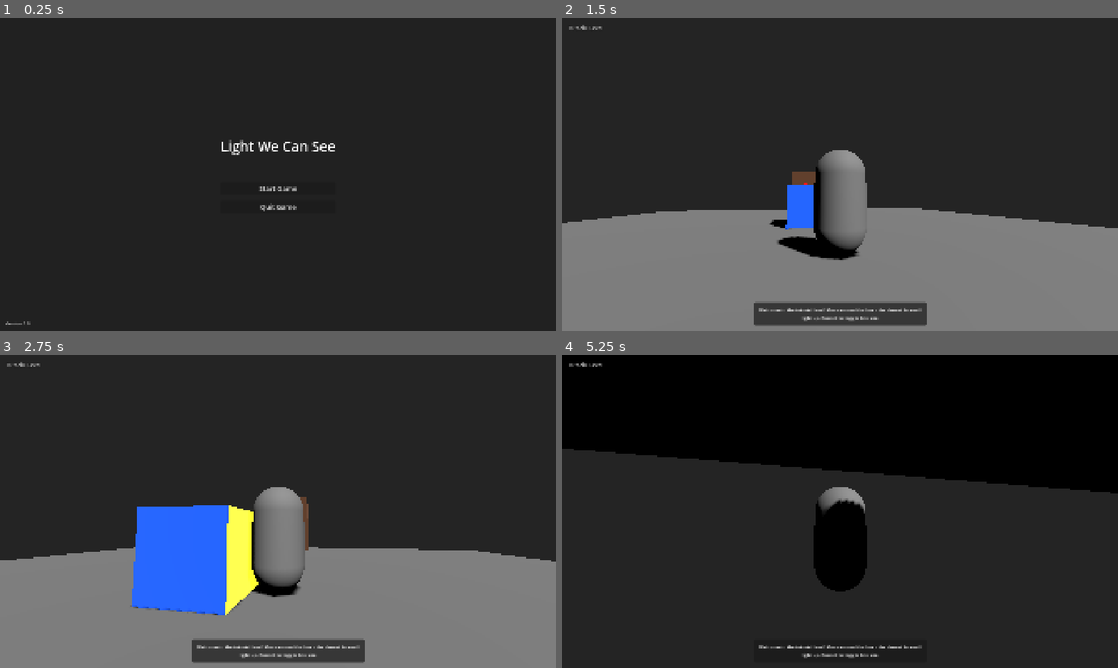
Above: before the commit, frames 1-4 (two rows, left to right).
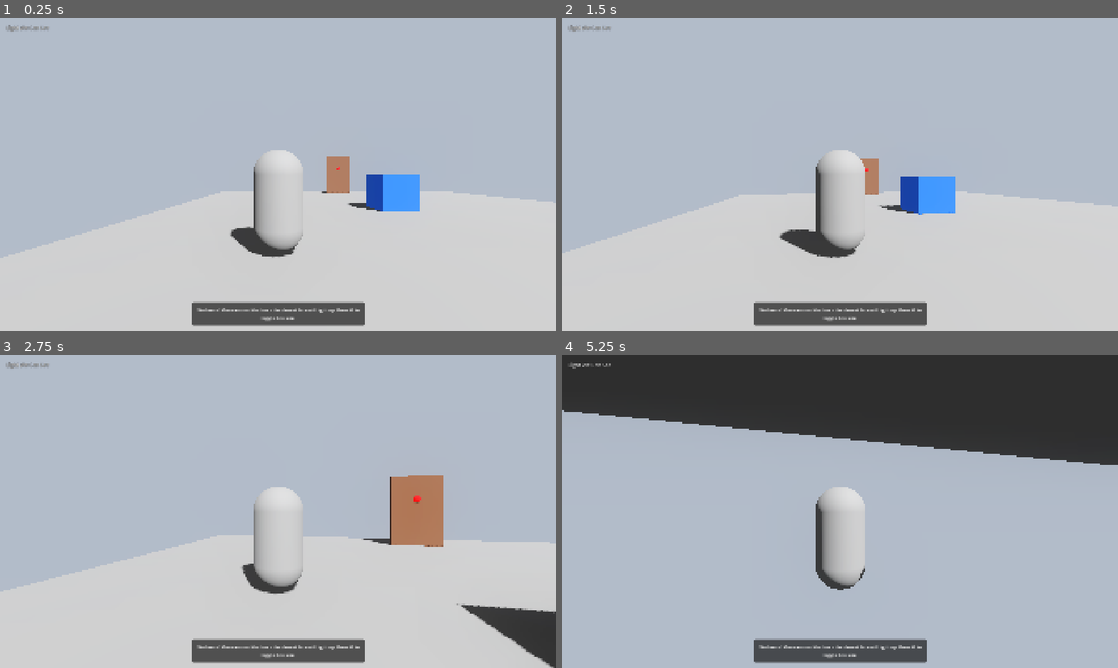
Above: after the commit, the same moments.

Repository: JacobSchantz/LightWeCanSee
Game: Godot game, scene res://scenes/tutorial_level.tscn
Two runs of this game, one before a commit and one after it. Both use one fixed random seed, a clock stepped at 60 frames per second and the inputs below. Before the commit the project starts from res://scenes/main_menu.tscn.
Inputs (mouse positions are in pixels of both pictures, inside the frame that each line leads up to):
- Up to frame 1 (0.25 s): no input
- Up to frame 2 (1.5 s): click (840, 187) at 0.5 s, where only the run before the commit has a clickable "Start Game"; tap G (extend_box) at 1.25, 1.35 s; move the mouse to (867, 174) at 1.27 s; hold Up (ui_up) from 1.28 s (still down); click (867, 174) at 1.42 s
- Up to frame 3 (2.75 s): keep holding Up (ui_up); tap Enter (ui_accept) at 1.52, 2.27 s; tap G (extend_box) at 2, 2.1 s; move the mouse to (250, 511) at 2.02 s; click (250, 511) at 2.17 s
- Up to frame 4 (5.25 s): tap G (extend_box) at 2.75, 2.85, 3.5, 3.6, 4.25, 4.35 s; move the mouse to (851, 505) at 2.77 s; click (851, 505) at 2.92 s; move the mouse to (834, 517) at 3.52 s; click (834, 517) at 3.67 s; tap Enter (ui_accept) at 3.77, 4.52 s; move the mouse to (878, 514) at 4.27 s; click (878, 514) at 4.42 s; tap Escape (ui_cancel) at 4.9 s; release Up (ui_up) at 5 s; click "Resume" at 5 s

The runs differ from the first frame. In frame 1, 100% of the frame differs, in the area x 0-100%, y 0-100%; in frame 2, 100%; in frame 3, 100%; in frame 4, 100%.

Commit message:
created gitignore

Diff:
--- a/project.godot
+++ b/project.godot
@@ -11,7 +11,7 @@
 [application]
 
 config/name="LightWeCanSee"
-run/main_scene="res://scenes/main_menu.tscn"
+run/main_scene="res://scenes/tutorial_level.tscn"
 config/features=PackedStringArray("4.4")
 config/icon="res://icon.svg"
 
--- a/scenes/main_menu.tscn
+++ /dev/null
@@ -1,65 +0,0 @@
-[gd_scene load_steps=2 format=3 uid="uid://bh4kk3qvvk8p7"]
-
-[ext_resource type="Script" uid="uid://dm6uupgvssnev" path="res://scripts/main_menu.gd" id="1_2y6kv"]
-
-[node name="MainMenu" type="Control"]
-layout_mode = 3
-anchors_preset = 15
-anchor_right = 1.0
-anchor_bottom = 1.0
-grow_horizontal = 2
-grow_vertical = 2
-script = ExtResource("1_2y6kv")
-
-[node name="Background" type="ColorRect" parent="."]
-layout_mode = 1
-anchors_preset = 15
-anchor_right = 1.0
-anchor_bottom = 1.0
-grow_horizontal = 2
-grow_vertical = 2
-color = Color(0.129412, 0.129412, 0.129412, 1)
-
-[node name="CenterContainer" type="CenterContainer" parent="."]
-layout_mode = 1
-anchors_preset = 15
-anchor_right = 1.0
-anchor_bottom = 1.0
-grow_horizontal = 2
-grow_vertical = 2
-
-[node name="VBoxContainer" type="VBoxContainer" parent="CenterContainer"]
-layout_mode = 2
-theme_override_constants/separation = 20
-
-[node name="TitleLabel" type="Label" parent="CenterContainer/VBoxContainer"]
-layout_mode = 2
-theme_override_font_sizes/font_size = 48
-text = "Light We Can See"
-horizontal_alignment = 1
-
-[node name="Spacer" type="Control" parent="CenterContainer/VBoxContainer"]
-custom_minimum_size = Vector2(0, 50)
-layout_mode = 2
-
-[node name="StartButton" type="Button" parent="CenterContainer/VBoxContainer"]
-layout_mode = 2
-theme_override_font_sizes/font_size = 24
-text = "Start Game"
-
-[node name="QuitButton" type="Button" parent="CenterContainer/VBoxContainer"]
-layout_mode = 2
-theme_override_font_sizes/font_size = 24
-text = "Quit Game"
-
-[node name="VersionLabel" type="Label" parent="."]
-layout_mode = 1
-anchors_preset = 2
-anchor_top = 1.0
-anchor_bottom = 1.0
-offset_left = 16.0
-offset_top = -40.0
-offset_right = 116.0
-offset_bottom = -16.0
-grow_vertical = 0
-text = "Version 1.0"
--- a/scenes/pause_menu.tscn
+++ b/scenes/pause_menu.tscn
@@ -53,7 +53,7 @@
 theme_override_font_sizes/font_size = 22
 text = "Restart Level"
 
-[node name="MainMenuButton" type="Button" parent="CenterContainer/VBoxContainer"]
+[node name="QuitButton" type="Button" parent="CenterContainer/VBoxContainer"]
 layout_mode = 2
 theme_override_font_sizes/font_size = 22
-text = "Main Menu"
+text = "Quit Game"
--- a/scenes/tutorial_level.tscn
+++ b/scenes/tutorial_level.tscn
@@ -1,8 +1,10 @@
-[gd_scene load_steps=19 format=3 uid="uid://cxgvg1ym7kxjb"]
+[gd_scene load_steps=20 format=3 uid="uid://cxgvg1ym7kxjb"]
 
 [ext_resource type="Script" uid="uid://d3qo4n6rujsgi" path="res://scripts/tutorial_level.gd" id="1_tnuqv"]
 [ext_resource type="PackedScene" uid="uid://c34abxc4q2lp0" path="res://scenes/door.tscn" id="2_e7fmg"]
 [ext_resource type="Script" path="res://scripts/interactive_box.gd" id="3_box"]
+[ext_resource type="PackedScene" path="res://scenes/pause_menu.tscn" id="4_pause"]
+[ext_resource type="PackedScene" path="res://scenes/player.tscn" id="5_player"]
 
 [sub_resource type="BoxMesh" id="BoxMesh_u7i66"]
 size = Vector3(20, 0.5, 20)
@@ -71,9 +73,33 @@
 outline_size = 2
 outline_color = Color(0, 0, 0, 1)
 
+[sub_resource type="Environment" id="Environment_8xjk2"]
+background_mode = 1
+background_color = Color(0.2, 0.2, 0.2, 1)
+ambient_light_source = 2
+ambient_light_color = Color(0.3, 0.3, 0.3, 1)
+tonemap_mode = 2
+ssao_enabled = false
+glow_enabled = true
+glow_intensity = 0.5
+glow_bloom = 0.2
+fog_enabled = true
+fog_light_color = Color(0.517647, 0.552941, 0.607843, 1)
+fog_density = 0.001
+volumetric_fog_density = 0.01
+
 [node name="TutorialLevel" type="Node3D"]
 script = ExtResource("1_tnuqv")
 
+[node name="DirectionalLight3D" type="DirectionalLight3D" parent="."]
+transform = Transform3D(0.866025, -0.353553, 0.353553, 0, 0.707107, 0.707107, -0.5, -0.612372, 0.612372, 0, 10, 0)
+shadow_enabled = true
+shadow_bias = 0.05
+directional_shadow_max_distance = 50.0
+
+[node name="WorldEnvironment" type="WorldEnvironment" parent="."]
+environment = SubResource("Environment_8xjk2")
+
 [node name="Environment" type="Node3D" parent="."]
 
 [node name="Floor" type="StaticBody3D" parent="Environment"]
@@ -125,6 +151,9 @@
 
 [node name="Door" parent="." instance=ExtResource("2_e7fmg")]
 transform = Transform3D(1, 0, 0, 0, 1, 0, 0, 0, 1, 0, 0, -8)
+
+[node name="Player" parent="." instance=ExtResource("5_player")]
+transform = Transform3D(1, 0, 0, 0, 1, 0, 0, 0, 1, -5, 1, 5)
 
 [node name="PhysicsObjects" type="Node3D" parent="."]
 
@@ -206,3 +235,7 @@
 offset_bottom = 60.0
 text = "Tutorial Level"
 label_settings = SubResource("LabelSettings_prog")
+
+[node name="PauseMenu" parent="." instance=ExtResource("4_pause")]
+process_mode = 2
+visible = false
--- a/scripts/main.gd
+++ b/scripts/main.gd
@@ -43,15 +43,6 @@
 	# Get the current scene and reload it
 	get_tree().reload_current_scene()
 
-# Handle main menu button
-func _on_main_menu_button_pressed():
-	# Unpause before changing scenes
-	get_tree().paused = false
-
-	# Switch back to main menu scene
-	# Note: Adjust the actual main menu scene path as needed
-	get_tree().change_scene_to_file("res://scenes/main_menu.tscn")
-
 # Handle quit button
 func _on_quit_button_pressed():
 	get_tree().quit()
--- a/scripts/main_menu.gd
+++ /dev/null
@@ -1,19 +0,0 @@
-extends Control
-
-func _ready():
-	# Connect all button signals
-	$CenterContainer/VBoxContainer/StartButton.pressed.connect(_on_start_button_pressed)
-	$CenterContainer/VBoxContainer/QuitButton.pressed.connect(_on_quit_button_pressed)
-
-	# Make sure mouse is visible in menu
-	Input.mouse_mode = Input.MOUSE_MODE_VISIBLE
-
-# Start the game by loading level 1
-func _on_start_button_pressed():
-	get_tree().change_scene_to_file("res://scenes/level_manager.tscn")
-
-
-
-# Quit the game
-func _on_quit_button_pressed():
-	get_tree().quit()
--- a/scripts/pause_menu.gd
+++ b/scripts/pause_menu.gd
@@ -6,7 +6,7 @@
 	# Connect button signals directly to our local functions
 	$CenterContainer/VBoxContainer/ResumeButton.pressed.connect(_on_resume_button_pressed)
 	$CenterContainer/VBoxContainer/RestartButton.pressed.connect(_on_restart_button_pressed)
-	$CenterContainer/VBoxContainer/MainMenuButton.pressed.connect(_on_main_menu_button_pressed)
+	$CenterContainer/VBoxContainer/QuitButton.pressed.connect(_on_quit_button_pressed)
 
 	# Initial state: hidden
 	visible = false
@@ -26,45 +26,27 @@
 	get_tree().paused = false
 	visible = false
 
-	# Get the level manager
-	var level_manager = get_parent()
-	if level_manager and level_manager.has_method("load_level"):
-		var current_level = level_manager.current_level
-		level_manager.load_level(current_level)
+	# Reload the current scene
+	get_tree().reload_current_scene()
+
+# Called when quit button is pressed
+func _on_quit_button_pressed():
+	print("Quit button pressed")
+	# Quit the game
+	get_tree().quit()
+
+# Toggle pause state
+func toggle_pause():
+	var tree = get_tree()
+	tree.paused = !tree.paused
+	visible = tree.paused
+
+	if visible:
+		Input.mouse_mode = Input.MOUSE_MODE_VISIBLE
 	else:
-		print("Could not find level manager or load_level method")
+		Input.mouse_mode = Input.MOUSE_MODE_CAPTURED
 
-# Called when main menu button is pressed
-func _on_main_menu_button_pressed():
-	print("Main menu button pressed")
-	# Unpause the game
-	get_tree().paused = false
-	visible = false
-
-	# Try to load the main menu scene
-	if ResourceLoader.exists("res://scenes/main_menu.tscn"):
-		get_tree().change_scene_to_file("res://scenes/main_menu.tscn")
-	else:
-		# Fallback: just restart the first level
-		var level_manager = get_parent()
-		if level_manager and level_manager.has_method("load_level"):
-			level_manager.load_level(0)
-		else:
-			print("Could not find level manager or load_level method")
-
-# Input handling for ESC key
+# Process input to toggle pause with ESC key
 func _input(event):
 	if event.is_action_pressed("ui_cancel"):
 		toggle_pause()
-
-# Toggle pause state
-func toggle_pause():
-	var new_paused_state = !get_tree().paused
-	get_tree().paused = new_paused_state
-	visible = new_paused_state
-
-	# Toggle mouse mode based on pause state
-	if new_paused_state:
-		Input.mouse_mode = Input.MOUSE_MODE_VISIBLE
-	else:
-		Input.mouse_mode = Input.MOUSE_MODE_CAPTURED
--- a/scripts/tutorial_level.gd
+++ b/scripts/tutorial_level.gd
@@ -29,132 +29,38 @@
 func _ready():
 	super._ready()
 
-	# Add this level to the "level" group for face areas to find it
+	# Add this level to the "level" group for box interactions
 	add_to_group("level")
 
-	# Add the blue box to the extendable_box group
-	blue_box.add_to_group("extendable_box")
+	# Initialize UI
+	update_instruction("Welcome! Move around the box - the closest face will light up. Press G to toggle box size.")
+	update_progress("Light We Can See")
 
-	# Set level properties
-	level_name = "Tutorial"
-	level_description = "Tutorial Level"
+	# Set up mouse capture for first-person control
+	Input.mouse_mode = Input.MOUSE_MODE_CAPTURED
 
-	# Initialize UI
-	update_instruction("Welcome to the tutorial level! Move around the box - the closest face will light up. Press G to toggle box size.")
-	update_progress("Tutorial Level")
+	# Find the player
+	await get_tree().process_frame
+	player = get_tree().get_nodes_in_group("player")[0]
 
-	# Initialize faces array with face nodes and their directions
-	faces = [
-		{"node": red_face, "direction": Vector3(0, 0, 1), "name": "Red Face", "world_pos": Vector3()},
-		{"node": green_face, "direction": Vector3(-1, 0, 0), "name": "Green Face", "world_pos": Vector3()},
-		{"node": yellow_face, "direction": Vector3(1, 0, 0), "name": "Yellow Face", "world_pos": Vector3()},
-		{"node": purple_face, "direction": Vector3(0, 0, -1), "name": "Purple Face", "world_pos": Vector3()}
-	]
+	# Set up pause handling
+	var pause_menu = find_child("PauseMenu", true, false)
+	if pause_menu:
+		pause_menu.visible = false
 
-	# Make all faces hidden initially
-	for face_data in faces:
-		face_data.node.visible = false
+# Update the instruction text
+func update_instruction(text):
+	if instruction_label:
+		instruction_label.text = text
 
-	# Set face positions
-	red_face.position = Vector3(0, 0, FACE_OFFSET)  # Front position
-	green_face.position = Vector3(-FACE_OFFSET, 0, 0)  # Left position
-	yellow_face.position = Vector3(FACE_OFFSET, 0, 0)  # Right position
-	purple_face.position = Vector3(0, 0, -FACE_OFFSET)  # Back position
+# Update the progress text
+func update_progress(text):
+	if progress_label:
+		progress_label.text = text
 
-	# Calculate world positions for each face
-	for i in range(faces.size()):
-		faces[i].world_pos = blue_box.global_position + faces[i].direction * FACE_OFFSET
-
-	# Create interaction areas for each face
-	create_face_interaction_areas()
-
-	# Find player reference (deferred to ensure scene is ready)
-	call_deferred("find_player")
-
-func find_player():
-	# Wait a frame to ensure the player is fully initialized
-	await get_tree().process_frame
-
-	# Find the player in the scene
-	var players = get_tree().get_nodes_in_group("player")
-	if players.size() > 0:
-		player = players[0]
-
-func _process(_delta):
-	# First hide all faces
-	for face_data in faces:
-		face_data.node.visible = false
-
-	# Show the closest face if player is close enough
-	if player:
-		var closest_face_index = -1
-		var closest_distance = 999999.0
-
-		# Find the closest face
-		for i in range(faces.size()):
-			var distance = player.global_position.distance_to(faces[i].world_pos)
-
-			if distance < closest_distance:
-				closest_distance = distance
-				closest_face_index = i
-
-		# Make the closest face visible if within detection radius
-		if closest_face_index >= 0 and closest_distance < detection_radius:
-			faces[closest_face_index].node.visible = true
-
-			# Debug output
-			print("Closest face: " + faces[closest_face_index].name + " - Distance: " + str(closest_distance))
-
-func create_face_interaction_areas():
-	# Create a large Area3D around the box
-	interaction_area = Area3D.new()
-	interaction_area.name = "BoxInteractionArea"
-	interaction_area.collision_layer = 2  # Set to interactable layer
-	interaction_area.collision_mask = 1   # Detect player
-	add_child(interaction_area)
-
-	# Create and set up collision shape for the area
-	var shape = CollisionShape3D.new()
-	var box_shape = BoxShape3D.new()
-	box_shape.size = Vector3(3.5, 3.5, 3.5)  # Large enough to be detected from ~1 cube away
-	shape.shape = box_shape
-	interaction_area.add_child(shape)
-
-	# Center it on the box
-	interaction_area.global_position = blue_box.global_position
-
-	# Create individual face areas for more precise interaction
-	for i in range(faces.size()):
-		var face_data = faces[i]
-		var face_area = Area3D.new()
-		face_area.name = "FaceArea" + str(i)
-		add_child(face_area)
-
-		# Create collision shape for the face area
-		var face_shape = CollisionShape3D.new()
-		var face_box_shape = BoxShape3D.new()
-		face_box_shape.size = Vector3(0.8, 0.8, 0.2)  # Thin box for the face
-		face_shape.shape = face_box_shape
-		face_area.add_child(face_shape)
-
-		# Position the face area
-		var face_position = blue_box.global_position + face_data.direction * 0.8
-		face_area.global_position = face_position
-
-		# Rotate the face area to match the face orientation
-		if face_data.direction.x != 0:
-			face_area.rotation_degrees.y = 90 if face_data.direction.x > 0 else -90
-		elif face_data.direction.z < 0:
-			face_area.rotation_degrees.y = 180
-
-		# Add to face areas array
-		face_areas.append(face_area)
-
-		# Store face index as metadata
-		face_area.set_meta("face_index", i)
-
+# Handle face interaction
 func handle_face_interaction(face_index):
-	# This function is called by the face_area script when a face is interacted with
+	# This function is called when a face is interacted with
 	match face_index:
 		0: # Red face
 			update_instruction("You've interacted with the Red Face!")
@@ -165,14 +71,40 @@
 		3: # Purple face
 			update_instruction("You've interacted with the Purple Face!")
 
-func update_instruction(text):
-	if instruction_label:
-		instruction_label.text = text
+# Process function for handling pause
+func _process(delta):
+	# Handle pause toggle with ESC key
+	if Input.is_action_just_pressed("ui_cancel"):
+		toggle_pause()
 
-func update_progress(text):
-	if progress_label:
-		progress_label.text = text
+# Toggle pause state
+func toggle_pause():
+	var pause_menu = find_child("PauseMenu", true, false)
+	if pause_menu:
+		var is_paused = !get_tree().paused
+		get_tree().paused = is_paused
+		pause_menu.visible = is_paused
 
-func complete_level():
-	# Override the base level's complete_level function
-	get_tree().call_group("level_manager", "load_next_level")
+		# Toggle mouse mode based on pause state
+		if is_paused:
+			Input.mouse_mode = Input.MOUSE_MODE_VISIBLE
+		else:
+			Input.mouse_mode = Input.MOUSE_MODE_CAPTURED
+
+# Handle player falling out of bounds
+func player_fell_out_of_bounds():
+	if player:
+		player.restart_level()
+
+# Optional respawn effect
+func play_respawn_effect():
+	# Simple screen flash effect
+	var flash = ColorRect.new()
+	flash.color = Color(1, 1, 1, 0.5)  # Semi-transparent white
+	flash.size = get_viewport().size
+	add_child(flash)
+
+	# Animate the flash
+	var tween = create_tween()
+	tween.tween_property(flash, "color:a", 0.0, 0.5)
+	tween.tween_callback(flash.queue_free)
Not shown, removed: scripts/main_menu.gd.uid
Not shown, added: .gitignore
